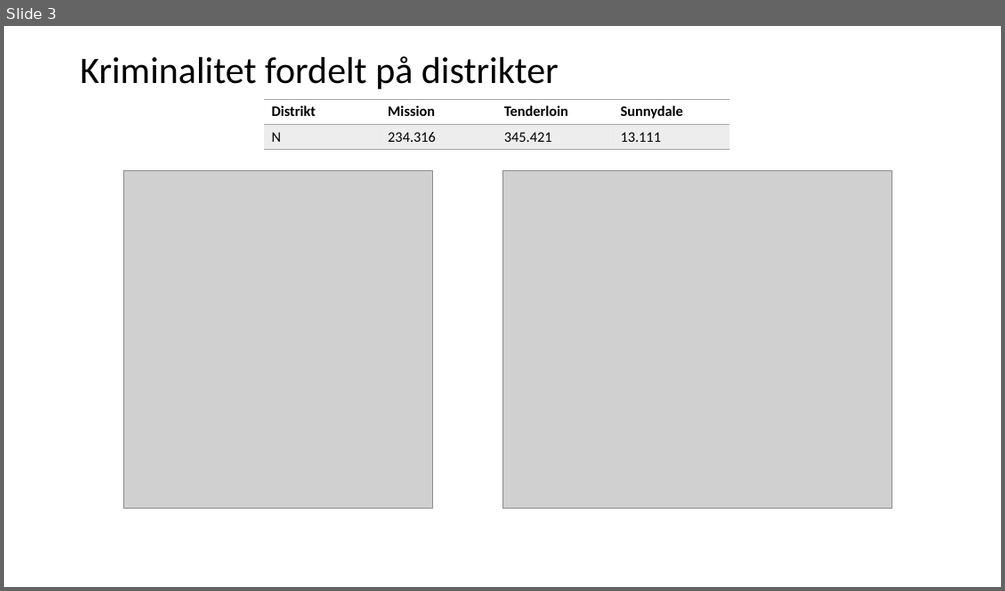
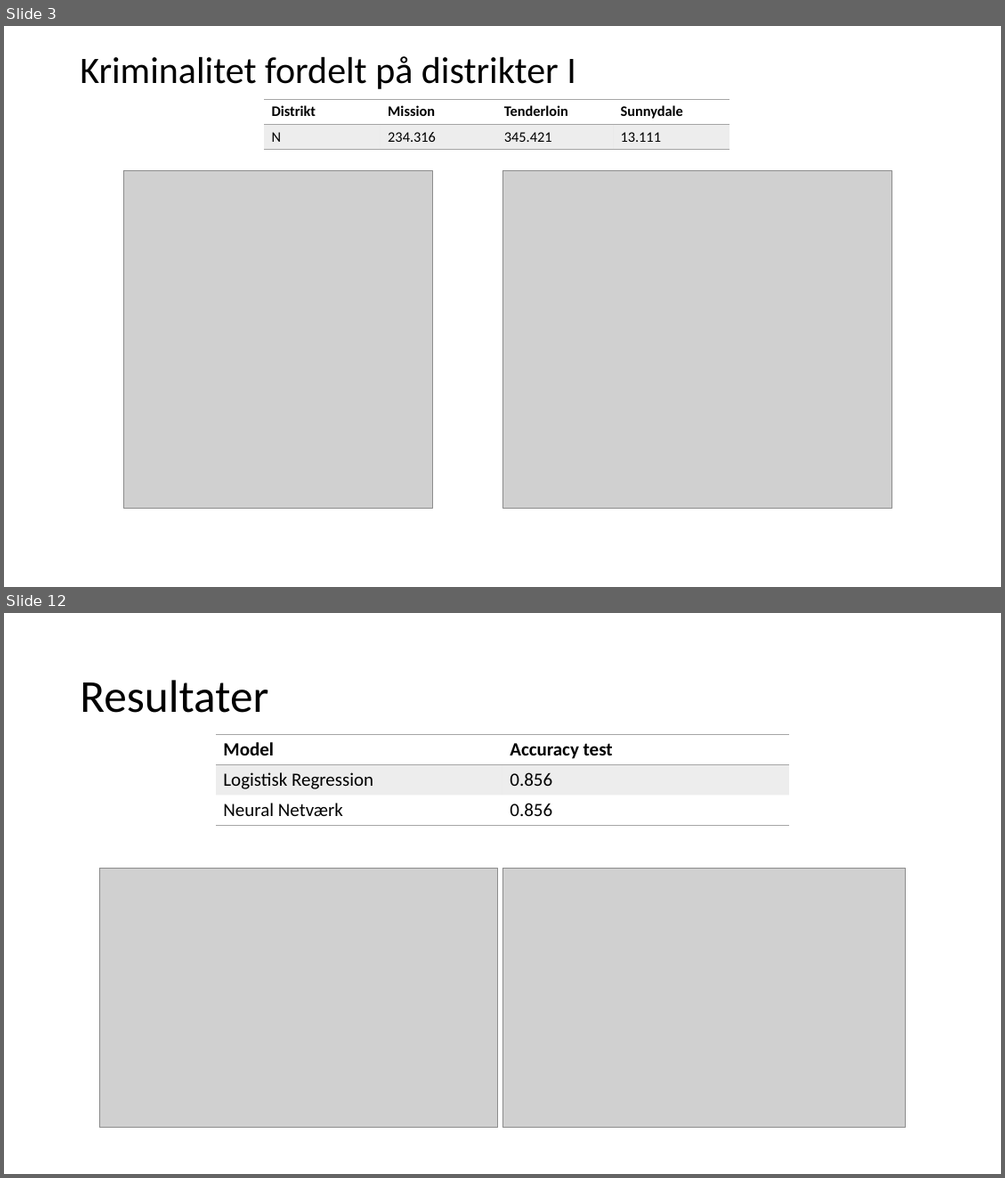
Before and after one commit to CarolineFuglsang/san_francisco_crime_data, a slide deck: presentation/San Francisco Crime Data.pptx. Shown one above the other, each under a label of ours: slide 3 before the commit, slides 3 and 12 after it; the slides between them are not shown. The pictures are 1005x591 and 1005x1178 pixels, drawn with LibreOffice and Linux fonts; fonts in the diff are those of the drawing; grey boxes stand for pictures. Boxes give left, top, right and bottom in pixels: in the first picture for what was removed or moved away, otherwise in the second. Text is boxed around its words. In the diff, an @@ line names an element or a change of style, - is before the commit and + after.

```diff
--- a/presentation/San Francisco Crime Data.pptx
+++ b/presentation/San Francisco Crime Data.pptx
@@ slide 12 added at <box>4,613,1001,1174</box>, background #FFFFFF @@
@@ title added at <box>80,680,268,713</box>, 44 pt, text #000000 @@
+Resultater
@@ table added at <box>216,734,788,826</box>, 3 rows, 2 columns @@
+Model | Accuracy test
+Logistisk Regression | 0.856
+Neural Netværk | 0.856
@@ picture added at <box>99,868,498,1127</box> @@
@@ picture added at <box>502,868,906,1127</box> @@
@@ slide 3 changed as well @@
@@ title at <box>80,56,576,89</box>: text changed @@
-Kriminalitet fordelt på distrikter
+Kriminalitet fordelt på distrikter I
```
Also in this commit, not shown: 1 other slide changed, 9 other slides added, 6 slides removed.
